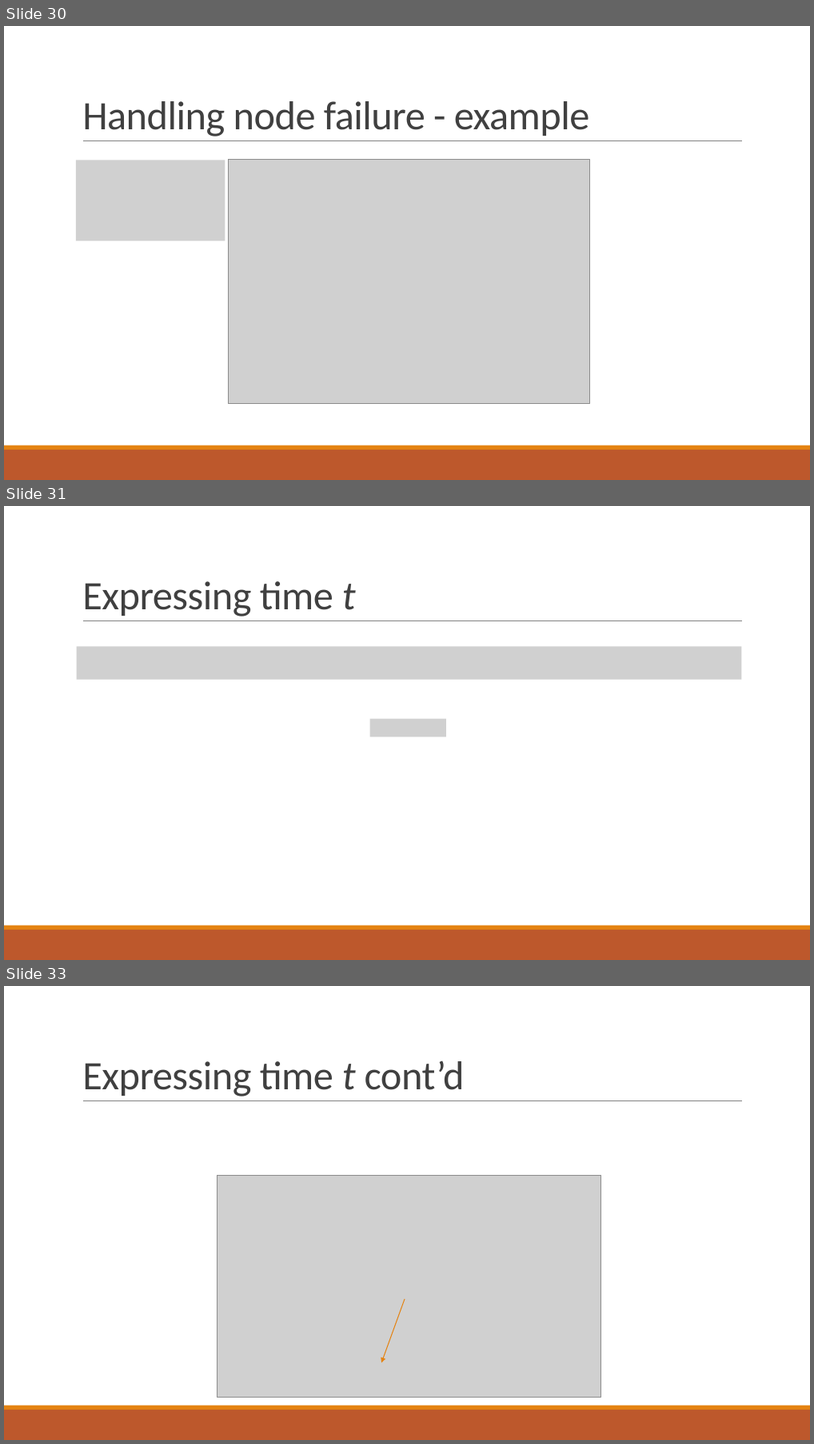
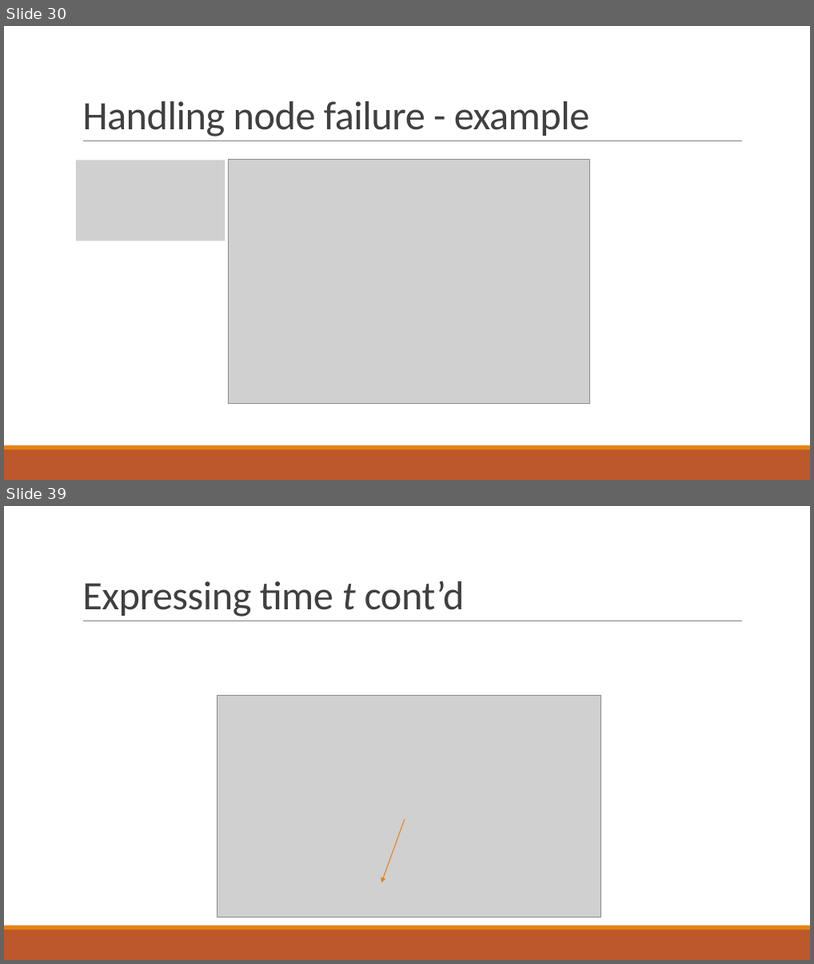
Before and after one commit to PStahl/master_thesis, a slide deck: presentation/presentation2.pptx. Shown one above the other, each under a label of ours: slides 30, 31 and 33 before the commit, slides 30 and 39 after it; the slides between them are not shown. The pictures are 814x1444 and 814x964 pixels, drawn with LibreOffice and Linux fonts; fonts in the diff are those of the drawing; grey boxes stand for pictures. Boxes give left, top, right and bottom in pixels: in the first picture for what was removed or moved away, otherwise in the second. Text is boxed around its words. In the diff, an @@ line names an element or a change of style, - is before the commit and + after.

```diff
--- a/presentation/presentation2.pptx
+++ b/presentation/presentation2.pptx
@@ slide 31 removed at bbox=[4, 506, 810, 960], background #FFFFFF; not listed: 3 template elements that a slide beside it also shows @@
@@ title removed at bbox=[82, 581, 356, 616] @@
-Expressing time t
@@ picture removed at bbox=[77, 646, 742, 679] @@
@@ picture removed at bbox=[370, 718, 447, 736] @@
@@ what was slide 33 is now slide 39 @@
```
Also in this commit, not shown: 1 other slide removed.
